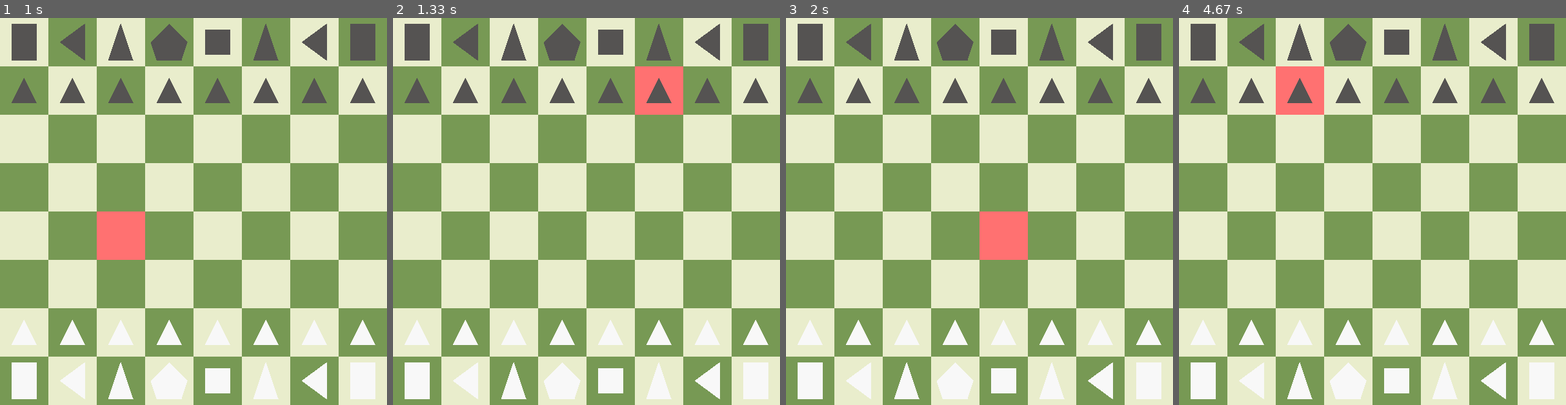
Above: before the commit, frames 1-4 (left to right).
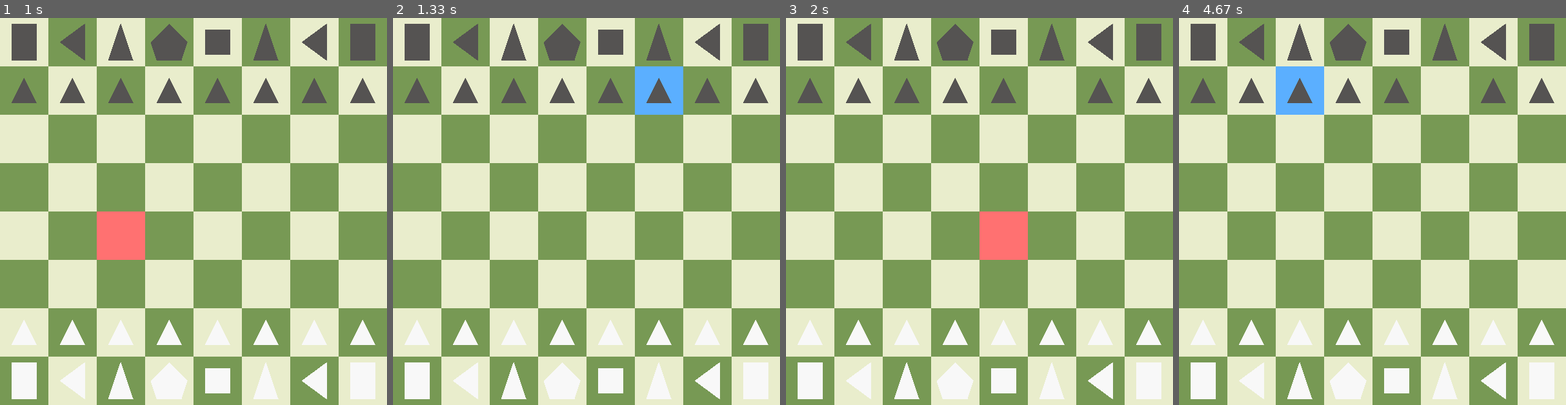
Above: after the commit, the same moments.

Repository: caleb-james-smith/PyGameChess
Game: pygame game, started from play.py
Same seed, same stepped clock (60 frames per second), same inputs: the game is played once before the commit and once after it.
Inputs (mouse positions are in pixels of both pictures, inside the frame that each line leads up to):
- Up to frame 1 (1 s): click (193, 211) at 0.38 s; click (100, 215) at 0.72 s
- Up to frame 2 (1.33 s): click (644, 76) at 1.05 s
- Up to frame 3 (2 s): click (987, 79) at 1.38 s; click (983, 250) at 1.72 s
- Up to frame 4 (4.67 s): click (1473, 273) at 2.05 s; click (1473, 176) at 2.38 s; click (1248, 250) at 2.72 s; click (1507, 288) at 3.05 s; click (1387, 196) at 3.38 s; click (1287, 141) at 3.72 s; click (1476, 254) at 4.05 s; click (1310, 87) at 4.38 s

Frame 1 is identical in both runs. In frame 2, 1.3% of the frame differs, in the area x 62-75%, y 12-25%; in frame 3, 0.2%; in frame 4, 1.6%, in the area x 25-72%, y 12-25%.

Commit message:
Fix piece movement for piece state.

Diff:
--- a/play.py
+++ b/play.py
@@ -198,8 +198,15 @@
                 # chess notation
                 chess_notation = board.GetChessNotation(xy_position)
                 # piece in position
-                piece_value = state.GetPieceValueInPosition(xy_position)
-                piece_name  = state.GetPieceNameInPosition(xy_position)
+                #piece_value = state.GetPieceValueInPosition(xy_position)
+                #piece_name  = state.GetPieceNameInPosition(xy_position)
+                piece = state.GetPieceInPosition(xy_position)
+                if piece:
+                    piece_value = piece.GetValue()
+                    piece_name  = piece.GetName()
+                else:
+                    piece_value = 0
+                    piece_name  = "empty"
 
                 # Move piece; this gets complicated!
                 # - Use clicked_square_exists and clicked_square_is_empty from previous click
--- a/state.py
+++ b/state.py
@@ -202,6 +202,7 @@
                 x = position[0]
                 y = position[1]
                 piece_state[y][x] = piece
+                self.SetPieceState(piece_state)
             else:
                 print("ERROR: The piece value {0} is not valid!".format(value))
         else:
@@ -226,12 +227,20 @@
 
     # Move piece from one position to another
     def MovePiece(self, position_from, position_to):
+        x_from, y_from = position_from
+        x_to, y_to     = position_to
         # Get value of piece in "from" position
-        value = self.GetPieceValueInPosition(position_from)
+        #value = self.GetPieceValueInPosition(position_from)
+        piece = self.GetPieceInPosition(position_from)
+
         # Set "from" position to 0 for empty
-        self.SetValue(position_from, 0)
+        #self.SetValue(position_from, 0)
+        self.piece_state[y_from][x_from] = None
+
         # Set "to" position to value of piece
-        self.SetValue(position_to, value)
+        #self.SetValue(position_to, value)
+        self.piece_state[y_to][x_to] = piece
+        piece.SetPosition(position_to)
 
     # Get name of piece based on value
     def GetPieceName(self, value):
